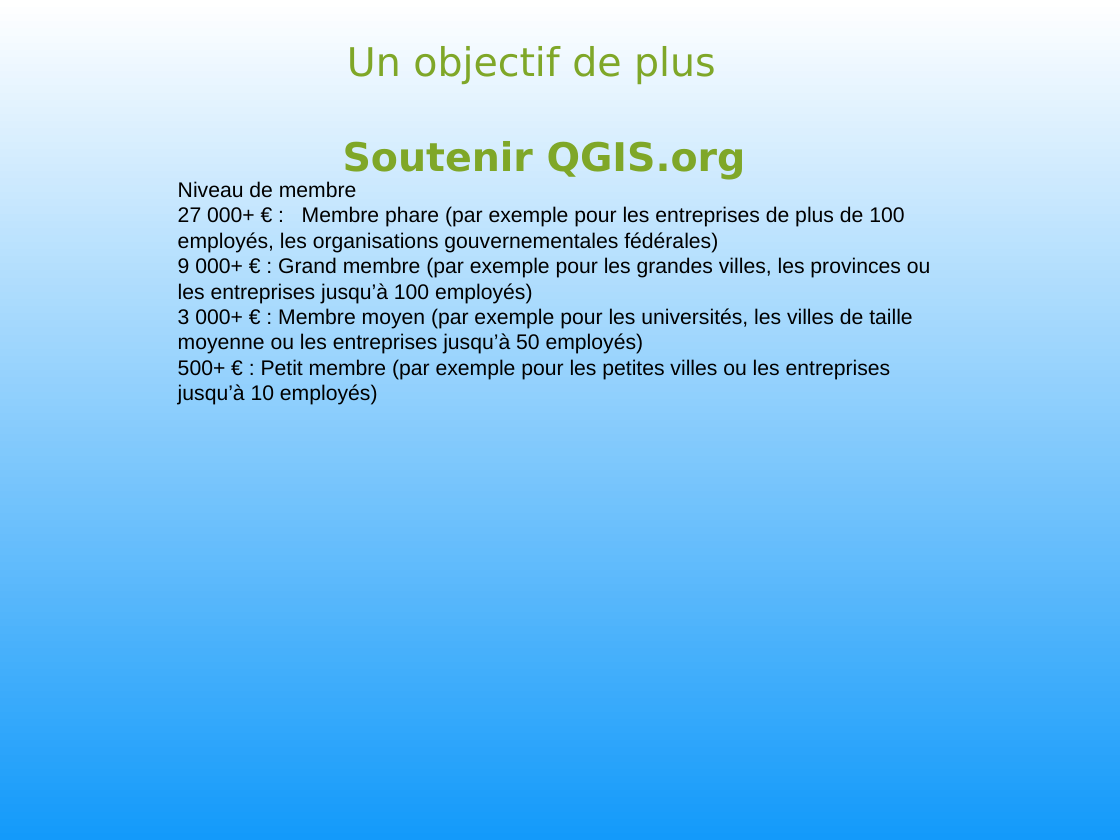
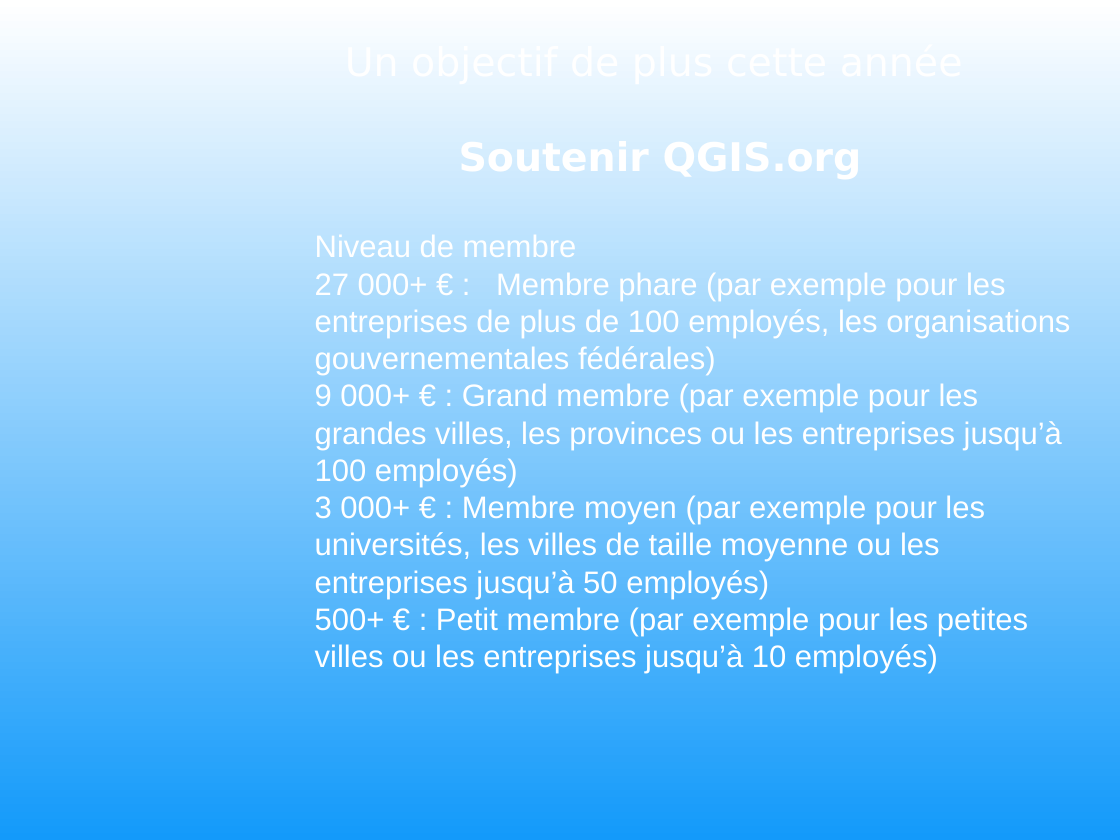
Before and after one commit to OSGeo-fr/QGIS-user-fr, a slide deck: slide 4 of 2020/Conf_QGIS/00_presentation.odp. Drawn at 1120x840 pixels with LibreOffice and Linux fonts; fonts in the diff are those of the drawing; background and template pictures are left out. Boxes give left, top, right and bottom in pixels: in the first picture for what was removed or moved away, otherwise in the second. Text is boxed around its words. In the diff, an @@ line names an element or a change of style, - is before the commit and + after.

Commit message:
fix layout

```diff
--- a/2020/Conf_QGIS/00_presentation.odp
+++ b/2020/Conf_QGIS/00_presentation.odp
@@ text "Un objectif de plus cette ..." at <box>476,309,577,338</box>: text colour #7FA728 to #FFFFFF in "Soutenir QGIS.org" @@
@@ text "Niveau de membre": place and size @@
-text "Niveau de membre" at <box>178,181,931,405</box>
+text "Niveau de membre" at <box>315,235,1070,674</box>
@@ text "Niveau de membre" at <box>315,235,1070,674</box>: size 15 to 22 pt, text colour #000000 to #FFFFFF @@
@@ text at <box>476,309,577,338</box>: text changed; text colour #7FA728 to #FFFFFF @@
-Un objectif de plus
+Un objectif de plus cette année
```
Also in this commit, not shown: 1 slide added, 1 slide removed.
